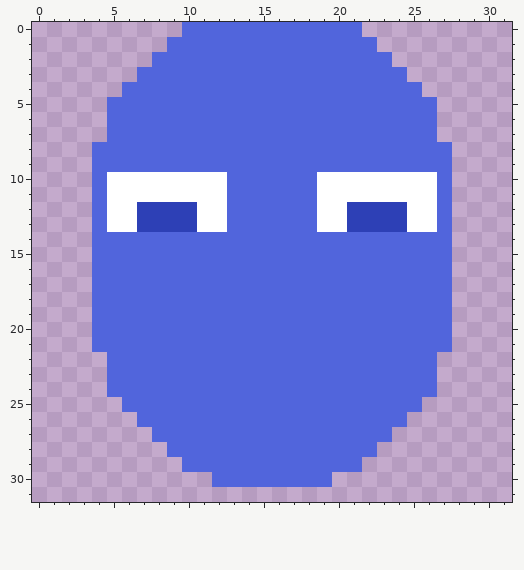
File history of a pixel-art sprite, assets/head.png. Above is the file before it was changed.
The file is 32x32 pixels.
New version:
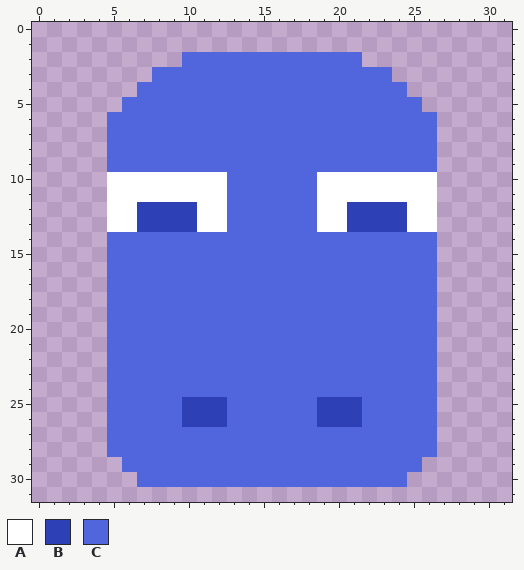
Palette (. is transparent): A #ffffff  B #2d40b6  C #5165dc
Change:
@@ x 0..31 @@
- 0 ..........CCCCCCCCCCCC..........
- 1 .........CCCCCCCCCCCCCC.........
- 2 ........CCCCCCCCCCCCCCCC........
- 3 .......CCCCCCCCCCCCCCCCCC.......
- 4 ......CCCCCCCCCCCCCCCCCCCC......
- 5 .....CCCCCCCCCCCCCCCCCCCCCC.....
+ 0 ................................
+ 1 ................................
+ 2 ..........CCCCCCCCCCCC..........
+ 3 ........CCCCCCCCCCCCCCCC........
+ 4 .......CCCCCCCCCCCCCCCCCC.......
+ 5 ......CCCCCCCCCCCCCCCCCCCC......
  6 .....CCCCCCCCCCCCCCCCCCCCCC.....
  7 .....CCCCCCCCCCCCCCCCCCCCCC.....
- 8 ....CCCCCCCCCCCCCCCCCCCCCCCC....
- 9 ....CCCCCCCCCCCCCCCCCCCCCCCC....
-10 ....CAAAAAAAACCCCCCAAAAAAAAC....
-11 ....CAAAAAAAACCCCCCAAAAAAAAC....
-12 ....CAABBBBAACCCCCCAABBBBAAC....
-13 ....CAABBBBAACCCCCCAABBBBAAC....
-14 ....CCCCCCCCCCCCCCCCCCCCCCCC....
-15 ....CCCCCCCCCCCCCCCCCCCCCCCC....
-16 ....CCCCCCCCCCCCCCCCCCCCCCCC....
-17 ....CCCCCCCCCCCCCCCCCCCCCCCC....
-18 ....CCCCCCCCCCCCCCCCCCCCCCCC....
-19 ....CCCCCCCCCCCCCCCCCCCCCCCC....
-20 ....CCCCCCCCCCCCCCCCCCCCCCCC....
-21 ....CCCCCCCCCCCCCCCCCCCCCCCC....
+ 8 .....CCCCCCCCCCCCCCCCCCCCCC.....
+ 9 .....CCCCCCCCCCCCCCCCCCCCCC.....
+10 .....AAAAAAAACCCCCCAAAAAAAA.....
+11 .....AAAAAAAACCCCCCAAAAAAAA.....
+12 .....AABBBBAACCCCCCAABBBBAA.....
+13 .....AABBBBAACCCCCCAABBBBAA.....
+14 .....CCCCCCCCCCCCCCCCCCCCCC.....
+15 .....CCCCCCCCCCCCCCCCCCCCCC.....
+16 .....CCCCCCCCCCCCCCCCCCCCCC.....
+17 .....CCCCCCCCCCCCCCCCCCCCCC.....
+18 .....CCCCCCCCCCCCCCCCCCCCCC.....
+19 .....CCCCCCCCCCCCCCCCCCCCCC.....
+20 .....CCCCCCCCCCCCCCCCCCCCCC.....
+21 .....CCCCCCCCCCCCCCCCCCCCCC.....
 22 .....CCCCCCCCCCCCCCCCCCCCCC.....
@@ x 0..31 @@
 24 .....CCCCCCCCCCCCCCCCCCCCCC.....
-25 ......CCCCCCCCCCCCCCCCCCCC......
-26 .......CCCCCCCCCCCCCCCCCC.......
-27 ........CCCCCCCCCCCCCCCC........
-28 .........CCCCCCCCCCCCCC.........
-29 ..........CCCCCCCCCCCC..........
-30 ............CCCCCCCC............
+25 .....CCCCCBBBCCCCCCBBBCCCCC.....
+26 .....CCCCCBBBCCCCCCBBBCCCCC.....
+27 .....CCCCCCCCCCCCCCCCCCCCCC.....
+28 .....CCCCCCCCCCCCCCCCCCCCCC.....
+29 ......CCCCCCCCCCCCCCCCCCCC......
+30 .......CCCCCCCCCCCCCCCCCC.......
 31 ................................
Changed places in both pictures, as pixel boxes (x1, y1, x2, y2):
changed: (92, 22, 452, 487)
